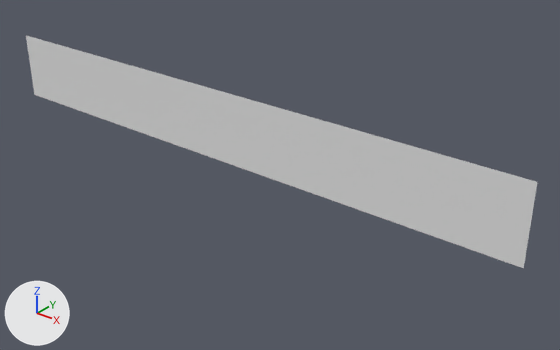
One commit to the OBJ model Parkour_platformer/Assets/Tiled2Unity/Meshes/level_1.obj: the scene before it, then after it.
Before and after are seen from a camera (50 mm lens) standing at (36.7, -110.6, 54.1) and looking at (-56.2, 5.6, -17.9). The axes (+X, +Y, +Z) are drawn at lower left. The lights are the same throughout. Where no turn or scale is listed for an object, it has been applied to the vertices.

The first picture shows 'level_1'.
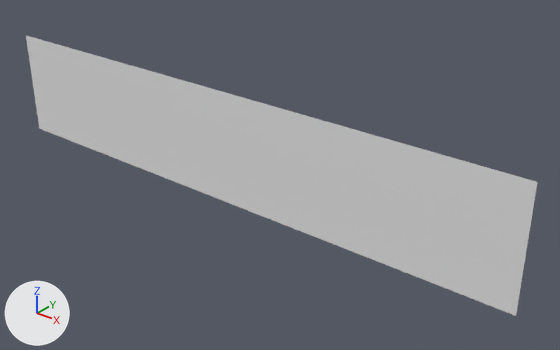
Boxes [x1, y1, x2, y2] around the edits, measured in the pictures (560 x 350 px):
'level_1', reshaped (21% taller)
    before: [26, 35, 537, 268]
    after: [26, 35, 537, 316]
part 1 of me_level_1, added
    after: [35, 95, 524, 316]

The change, as a list of edits to the scene's bpy script:
```text
Change me_level_1:
    used by ob_level_1; location = (0.0, 0.0, 0.0)
    remove me_level_1.from_pydata(...)  # 935 vertices, 840 faces; spans x -134.4..0.0, y 0.0, z -16.0..0.0
    add me_level_1.from_pydata(...)  # 1445 vertices, 1344 faces; spans x -134.4..0.0, y 0.0, z -25.6..0.0
    me_level_1 part 1: 510 vertices added at x -134.4..0.0, y 0.0, z -25.6..-17.6
```
